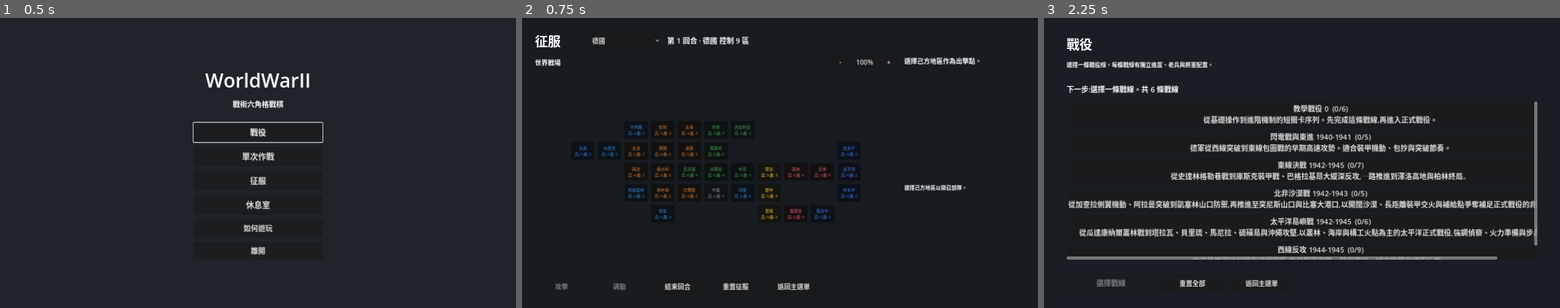
Above: before the commit, frames 1-3 (left to right).
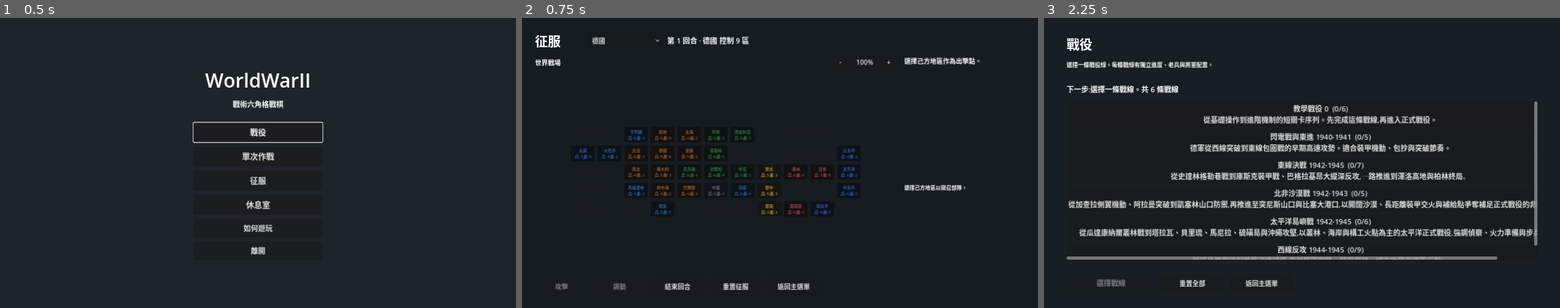
Above: after the commit, the same moments.

Repository: Fischer-Zhang/WorldWarII
Game: Godot game, scene res://scenes/main_menu.tscn
The game is run twice, just before and just after one commit, with the same random seed, the same clock (stepped at 60 frames per second) and the same inputs.
Inputs:
- Up to frame 1 (0.5 s): no input
- Up to frame 2 (0.75 s): click "征服" at 0.5 s
- Up to frame 3 (2.25 s): click "返回主選單" at 1.25 s; click "戰役" at 2 s

Frame 1 is identical in both runs. In frame 2, 1.7% of the frame differs, in the area x 10-65%, y 36-70%; in frame 3, nothing differs.

Commit message:
Improve conquest map navigation

Diff:
--- a/scripts/ui/conquest.gd
+++ b/scripts/ui/conquest.gd
@@ -33,6 +33,13 @@
 var _map_columns := 9
 var _map_rows := 5
 var _map_zoom := 1.0
+var _map_dragging := false
+var _map_drag_start := Vector2.ZERO
+var _map_drag_scroll_start := Vector2.ZERO
+var _map_drag_moved := false
+var _map_suppress_next_region_click := false
+const MAP_CELL_ASPECT := 0.64
+const MAP_DRAG_THRESHOLD := 5.0
 const MAP_ZOOM_MIN := 0.75
 const MAP_ZOOM_MAX := 1.65
 const MAP_ZOOM_STEP := 0.15
@@ -46,6 +53,8 @@
 	zoom_reset_button.pressed.connect(_on_zoom_reset_pressed)
 	zoom_in_button.pressed.connect(_on_zoom_in_pressed)
 	map_scroll.gui_input.connect(_on_map_scroll_gui_input)
+	map_center.gui_input.connect(_on_map_scroll_gui_input)
+	map_grid.gui_input.connect(_on_map_scroll_gui_input)
 	attack_button.pressed.connect(_on_attack_pressed)
 	transfer_button.pressed.connect(_on_transfer_pressed)
 	end_turn_button.pressed.connect(_on_end_turn_pressed)
@@ -136,7 +145,8 @@
 				elif rid == target_region_id:
 					btn.text = "◎ " + btn.text
 				btn.disabled = false
-				btn.pressed.connect(func(): _select_region(rid))
+				btn.gui_input.connect(_on_map_scroll_gui_input)
+				btn.pressed.connect(func(): _on_region_button_pressed(rid))
 			map_grid.add_child(btn)
 	_update_zoom_controls()
 	_center_map_deferred()
@@ -149,8 +159,8 @@
 	var grid_gap: float = 8.0
 	var available_width: float = body_width - detail_width - body_sep - grid_gap * float(max(0, _map_columns - 1))
 	var cell_width: float = clamp(floor(available_width / float(max(1, _map_columns))), 58.0, 116.0)
-	var zoomed_width: float = floor(cell_width * _map_zoom)
-	_map_button_size = Vector2(zoomed_width, clamp(floor(zoomed_width * 0.64), 44.0, 122.0))
+	var zoomed_width: float = clamp(floor(cell_width * _map_zoom), 52.0, 192.0)
+	_map_button_size = Vector2(zoomed_width, floor(zoomed_width * MAP_CELL_ASPECT))
 	var grid_width: float = _map_button_size.x * float(_map_columns) + grid_gap * float(max(0, _map_columns - 1))
 	var grid_height: float = _map_button_size.y * float(_map_rows) + grid_gap * float(max(0, _map_rows - 1))
 	map_center.custom_minimum_size = Vector2(grid_width, grid_height)
@@ -172,14 +182,45 @@
 	_set_map_zoom(_map_zoom + MAP_ZOOM_STEP)
 
 func _on_map_scroll_gui_input(event: InputEvent) -> void:
-	if event is InputEventMouseButton and bool(event.pressed):
+	if event is InputEventMouseButton:
 		var mb := event as InputEventMouseButton
-		if mb.button_index == MOUSE_BUTTON_WHEEL_UP:
-			_set_map_zoom(_map_zoom + MAP_ZOOM_STEP)
+		if bool(mb.pressed):
+			if mb.button_index == MOUSE_BUTTON_WHEEL_UP:
+				_set_map_zoom(_map_zoom + MAP_ZOOM_STEP)
+				map_scroll.accept_event()
+			elif mb.button_index == MOUSE_BUTTON_WHEEL_DOWN:
+				_set_map_zoom(_map_zoom - MAP_ZOOM_STEP)
+				map_scroll.accept_event()
+			elif mb.button_index == MOUSE_BUTTON_LEFT:
+				_map_dragging = true
+				_map_drag_start = mb.global_position
+				_map_drag_scroll_start = Vector2(map_scroll.scroll_horizontal, map_scroll.scroll_vertical)
+				_map_drag_moved = false
+				_map_suppress_next_region_click = false
+		elif mb.button_index == MOUSE_BUTTON_LEFT:
+			if _map_dragging and _map_drag_moved:
+				map_scroll.accept_event()
+				call_deferred("_clear_map_drag_click_suppression")
+			_map_dragging = false
+	elif event is InputEventMouseMotion and _map_dragging:
+		var motion := event as InputEventMouseMotion
+		var delta := motion.global_position - _map_drag_start
+		if not _map_drag_moved and delta.length() >= MAP_DRAG_THRESHOLD:
+			_map_drag_moved = true
+			_map_suppress_next_region_click = true
+		if _map_drag_moved:
+			map_scroll.scroll_horizontal = int(max(0.0, _map_drag_scroll_start.x - delta.x))
+			map_scroll.scroll_vertical = int(max(0.0, _map_drag_scroll_start.y - delta.y))
 			map_scroll.accept_event()
-		elif mb.button_index == MOUSE_BUTTON_WHEEL_DOWN:
-			_set_map_zoom(_map_zoom - MAP_ZOOM_STEP)
-			map_scroll.accept_event()
+
+func _clear_map_drag_click_suppression() -> void:
+	_map_suppress_next_region_click = false
+
+func _on_region_button_pressed(region_id: String) -> void:
+	if _map_suppress_next_region_click:
+		call_deferred("_clear_map_drag_click_suppression")
+		return
+	_select_region(region_id)
 
 func _update_zoom_controls() -> void:
 	var pct := int(round(_map_zoom * 100.0))
--- a/tests/test_ui_workflows.gd
+++ b/tests/test_ui_workflows.gd
@@ -582,10 +582,14 @@
 	var zoom_in: Button = scene.get_node("Margin/VBox/Body/MapPanel/MapToolbar/ZoomInButton")
 	var zoom_reset: Button = scene.get_node("Margin/VBox/Body/MapPanel/MapToolbar/ZoomResetButton")
 	var before_size: Vector2 = scene._map_button_size
+	var before_ratio := before_size.y / before_size.x
 	zoom_in.pressed.emit()
 	await process_frame
 	await process_frame
-	_expect("conquest map zoom in grows cells", scene._map_button_size.x > before_size.x)
+	var zoomed_size: Vector2 = scene._map_button_size
+	var zoomed_ratio := zoomed_size.y / zoomed_size.x
+	_expect("conquest map zoom in grows cells", zoomed_size.x > before_size.x and zoomed_size.y > before_size.y)
+	_expect("conquest map zoom is proportional", absf(zoomed_ratio - before_ratio) < 0.01)
 	zoom_reset.pressed.emit()
 	await process_frame
 	await process_frame
@@ -595,5 +599,25 @@
 	var can_scroll_x: bool = map_center.size.x > map_scroll.size.x
 	var centered_x: bool = not can_scroll_x or scene._map_zoom > 1.0 or map_scroll.scroll_horizontal > 0
 	_expect("conquest map has centered scroll area", centered_x)
+	scene._set_map_zoom(1.65)
+	await process_frame
+	await process_frame
+	can_scroll_x = map_center.size.x > map_scroll.size.x
+	map_scroll.scroll_horizontal = 0
+	var press := InputEventMouseButton.new()
+	press.button_index = MOUSE_BUTTON_LEFT
+	press.pressed = true
+	press.global_position = Vector2(500, 300)
+	scene._on_map_scroll_gui_input(press)
+	var motion := InputEventMouseMotion.new()
+	motion.global_position = Vector2(320, 300)
+	scene._on_map_scroll_gui_input(motion)
+	var release := InputEventMouseButton.new()
+	release.button_index = MOUSE_BUTTON_LEFT
+	release.pressed = false
+	release.global_position = Vector2(320, 300)
+	scene._on_map_scroll_gui_input(release)
+	await process_frame
+	_expect("conquest map drag pans horizontally", can_scroll_x and map_scroll.scroll_horizontal > 0)
 	await _free_scene(scene)
 	_restore_campaign_save(save_snapshot)
Not shown, changed: README.md
Not shown, changed: docs/DEMO_SCRIPT.md
